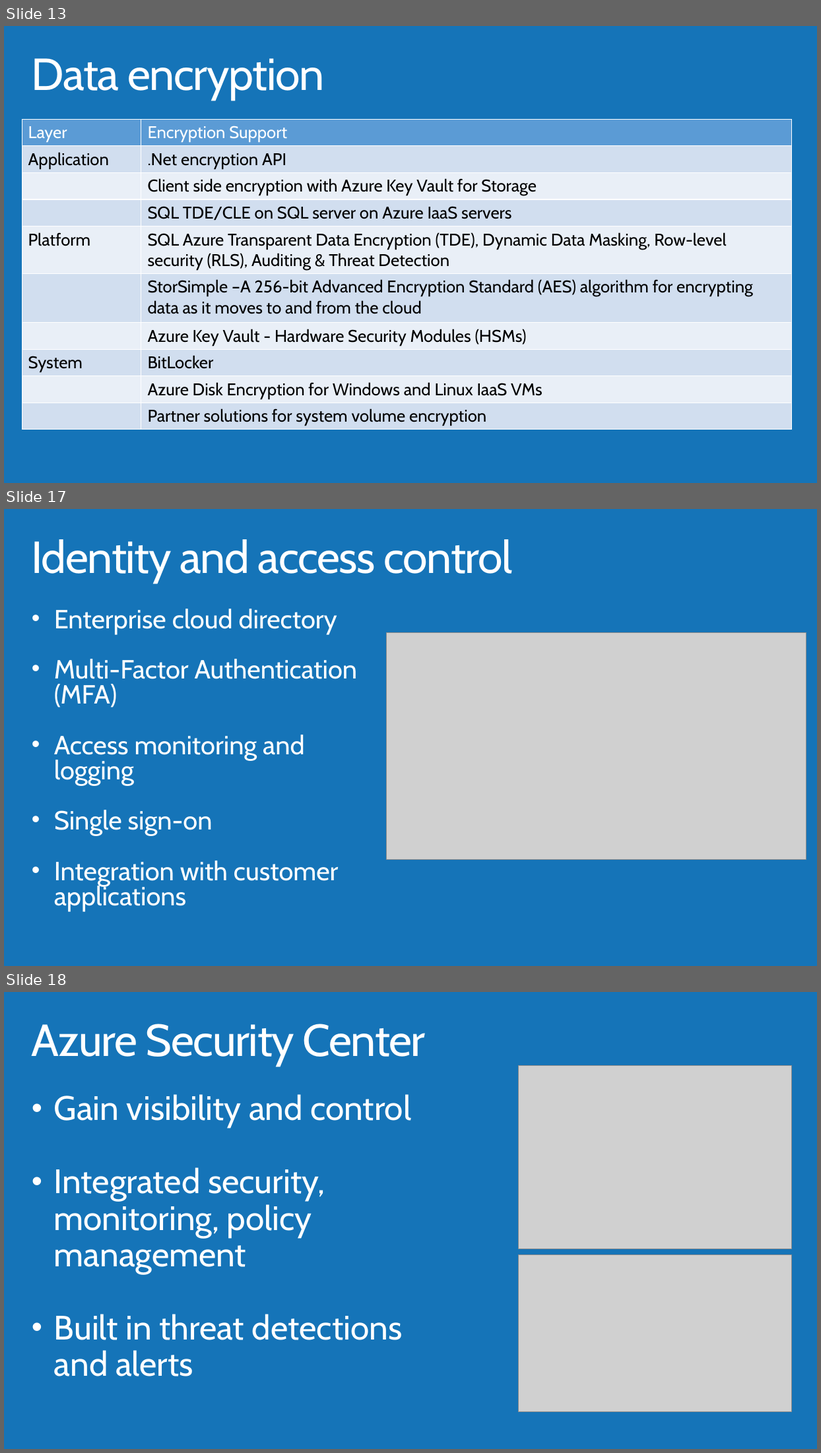
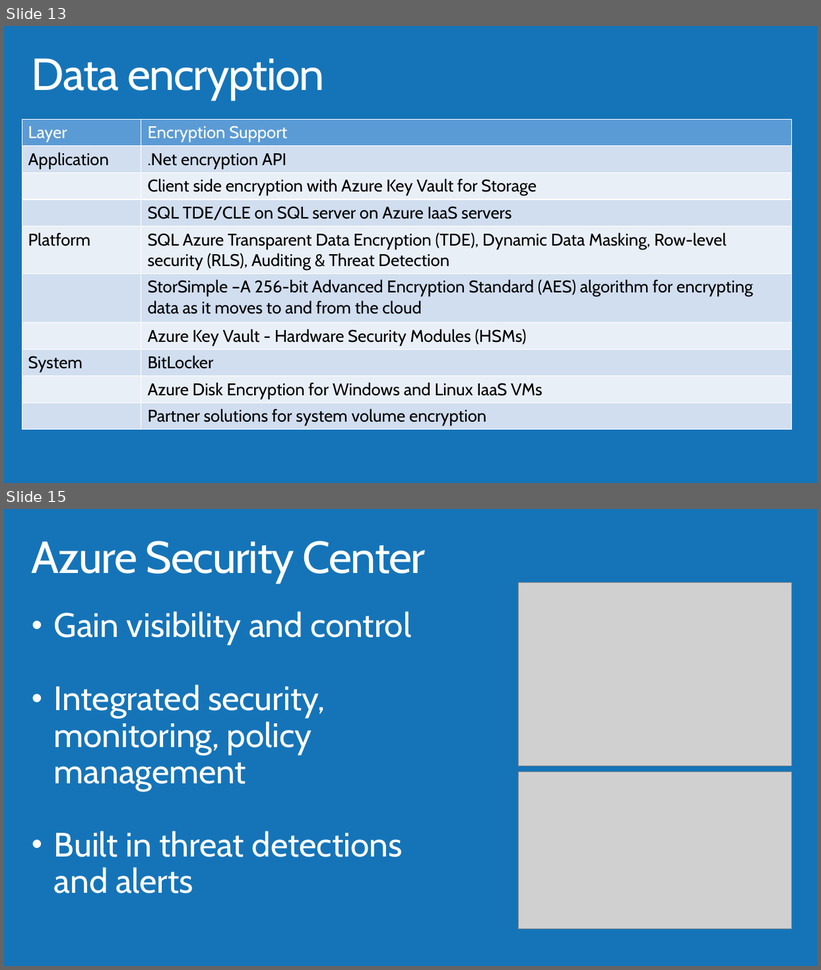
Before and after one commit to labtraining/Secure-Solutions, a slide deck: Building Secure Solutions in the Cloud.pptx. Shown one above the other, each under a label of ours: slides 13, 17 and 18 before the commit, slides 13 and 15 after it; the slides between them are not shown. The pictures are 821x1453 and 821x970 pixels, drawn with LibreOffice and Linux fonts; fonts in the diff are those of the drawing; grey boxes stand for pictures; background and template pictures are left out. Boxes give left, top, right and bottom in pixels: in the first picture for what was removed or moved away, otherwise in the second. Text is boxed around its words. In the diff, an @@ line names an element or a change of style, - is before the commit and + after.

```diff
--- a/Building Secure Solutions in the Cloud.pptx
+++ b/Building Secure Solutions in the Cloud.pptx
@@ slide 17 removed at [4,509,817,966], background #1574B8 @@
@@ title removed at [32,539,513,584] @@
-Identity and access control
@@ text removed at [54,609,358,912] @@
-• Enterprise cloud directory
-• Multi-Factor Authentication (MFA)
-• Access monitoring and logging
-• Single sign-on
-• Integration with customer applications
@@ picture removed at [386,633,806,860] @@
@@ what was slide 18 is now slide 15 @@
```
Also in this commit, not shown: 2 slides changed, 1 slide added, 4 other slides removed.
